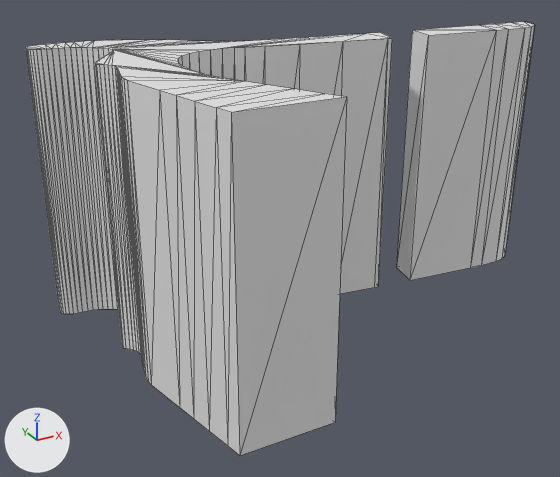
The FBX model LD48/Assets/GraphicBank/Mesh/COL_Waterplane.FBX: old version first, new version second.
Rendered twice from a 50 mm lens placed at (8.7, -77.2, 50.9), pointed at (52.2, 1.8, 11.3). The axes (+X, +Y, +Z) are drawn at lower left. The lights are the same throughout. Mesh edges are drawn as thin lines. Where no turn or scale is listed for an object, it has been applied to the vertices.

Objects in the first picture: 'COL_WaterPlane'.
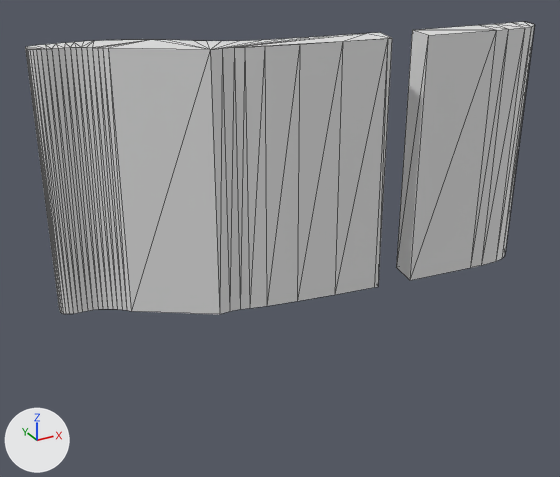
The newer file is also turned or shifted as a whole; pictures and numbers use the older file's frame.

Location of each change, (x1, y1, x2, y2) in pixels of the pictures (560 x 477 px):
'COL_WaterPlane', reshaped (33% shorter): before (25, 22, 534, 456); after (25, 22, 534, 314)
part 1 of me_mesh, cut back: before (95, 39, 347, 456); after (108, 39, 280, 314)

The change in detail:
me_mesh is used by ob_col_waterplane; location (42.8, 6.5, -0.6).
me_mesh had 240 vertices, 356 faces and spanned x -15.5..51.5, y -26.7..13.5, z 0.0..35.2.
me_mesh now has 142 vertices, 209 faces and spans x -15.5..51.5, y -4.7..13.5, z 0.0..35.2.
Part 1, on me_mesh:
98 vertices are removed from x -11.1..4.1, y -26.7..6.6, z 0.0..35.2.
157 faces are deleted.
10 new faces join them.
